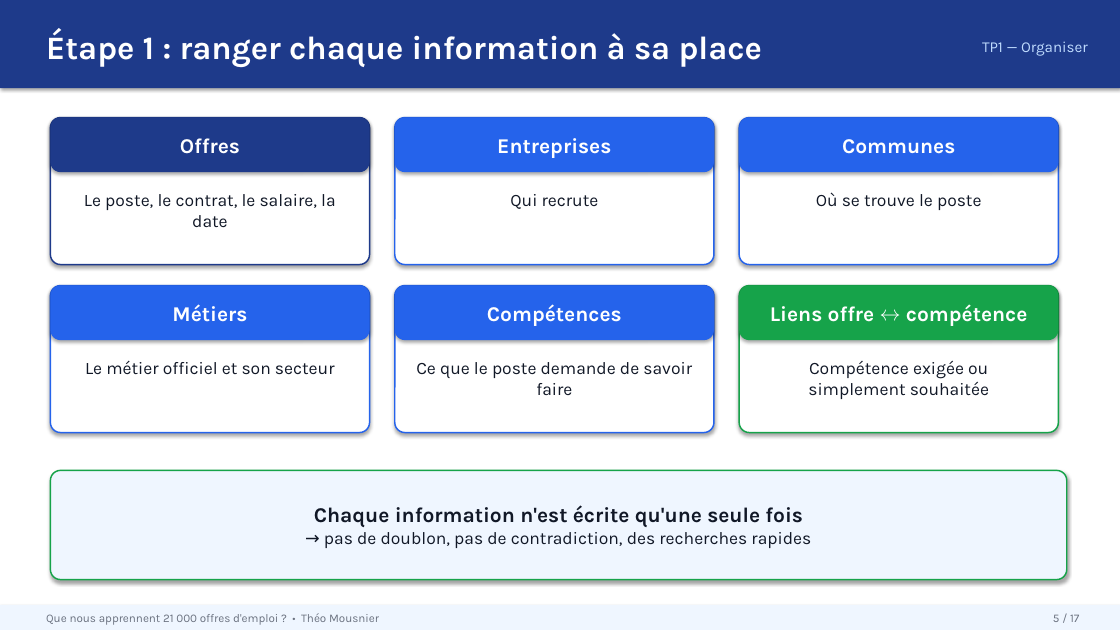
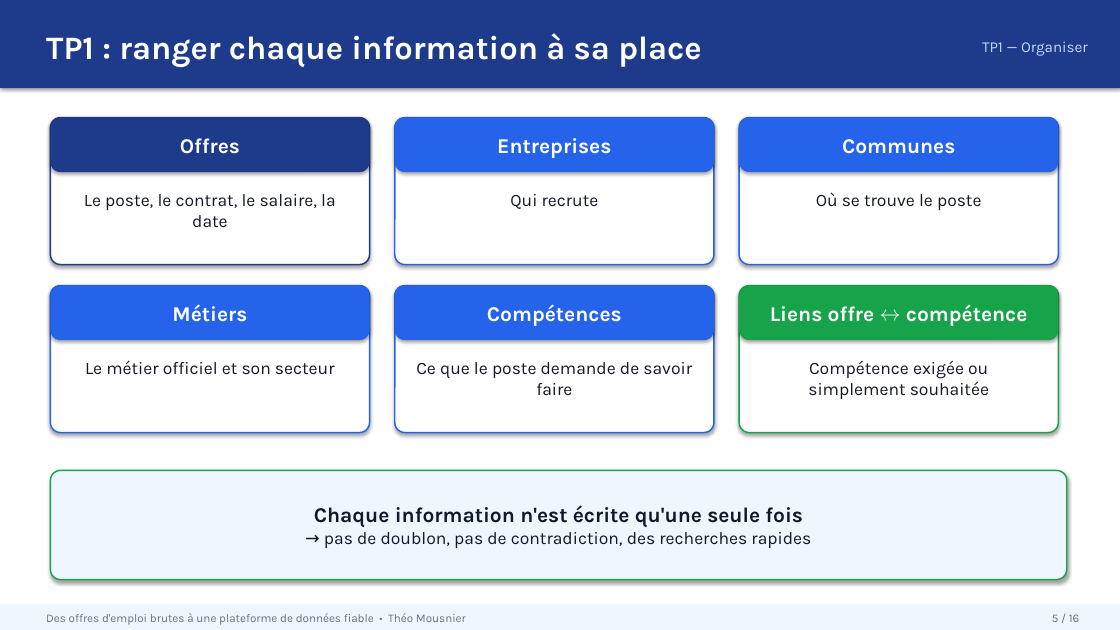
Before and after one commit to ArashiNilou/TP_Cours_Audit_Cartographie_SQL, a slide deck: slide 5 of docs/presentation/project-presentation.pptx. Drawn at 1120x630 pixels with LibreOffice and Linux fonts; fonts in the diff are those of the drawing. Boxes give left, top, right and bottom in pixels: in the first picture for what was removed or moved away, otherwise in the second. Text is boxed around its words. In the diff, an @@ line names an element or a change of style, - is before the commit and + after.

```diff
--- a/docs/presentation/project-presentation.pptx
+++ b/docs/presentation/project-presentation.pptx
@@ text at box(46, 33, 701, 67): text changed @@
-Étape 1 : ranger chaque information à sa place
+TP1 : ranger chaque information à sa place
@@ text at box(46, 613, 466, 625): text changed @@
-Que nous apprennent 21 000 offres d'emploi ? • Théo Mousnier
+Des offres d'emploi brutes à une plateforme de données fiable • Théo Mousnier
@@ text at box(1052, 614, 1080, 622): text changed @@
-5 / 17
+5 / 16
```
Also in this commit, not shown: 9 other slides changed, 6 slides added, 7 slides removed.
